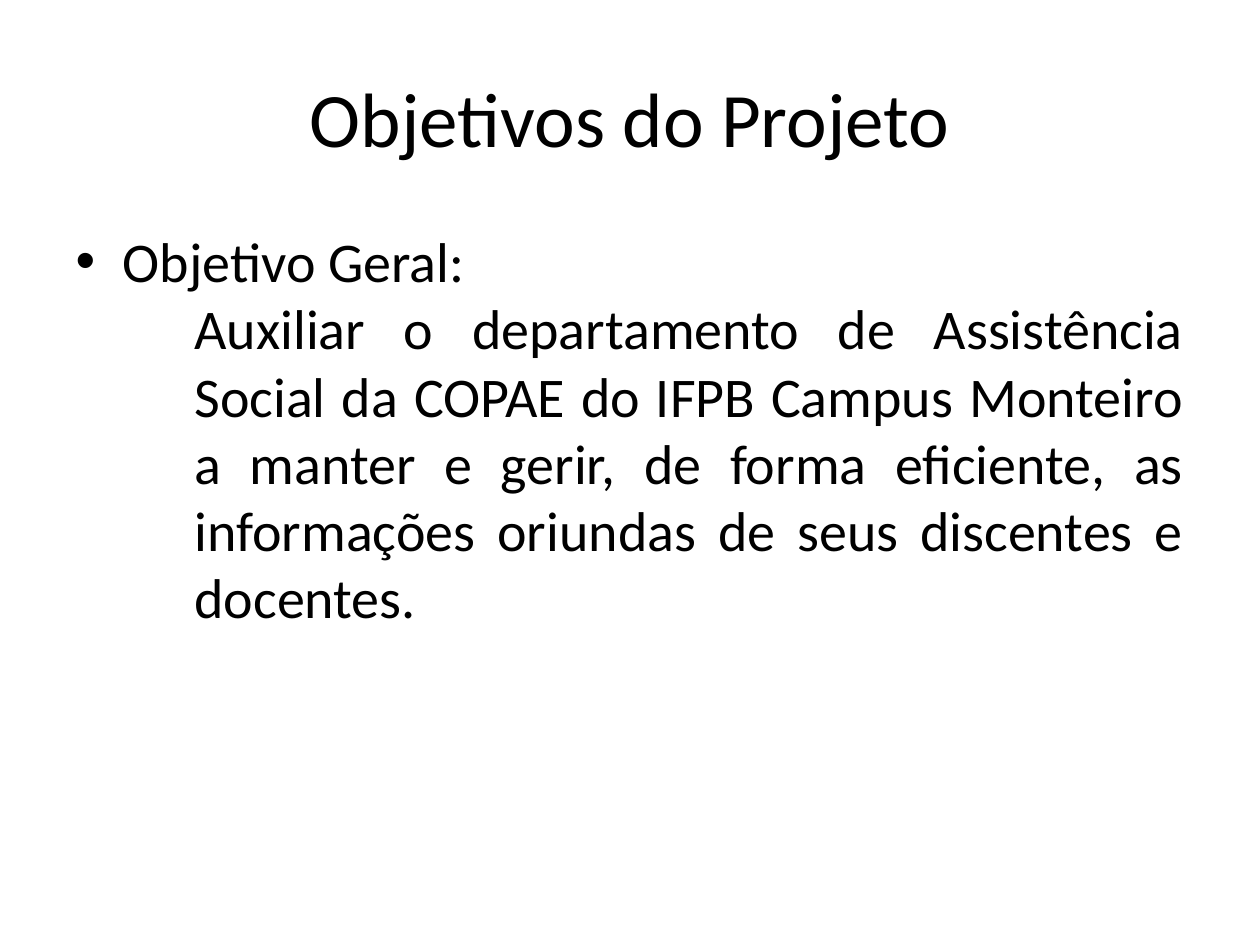
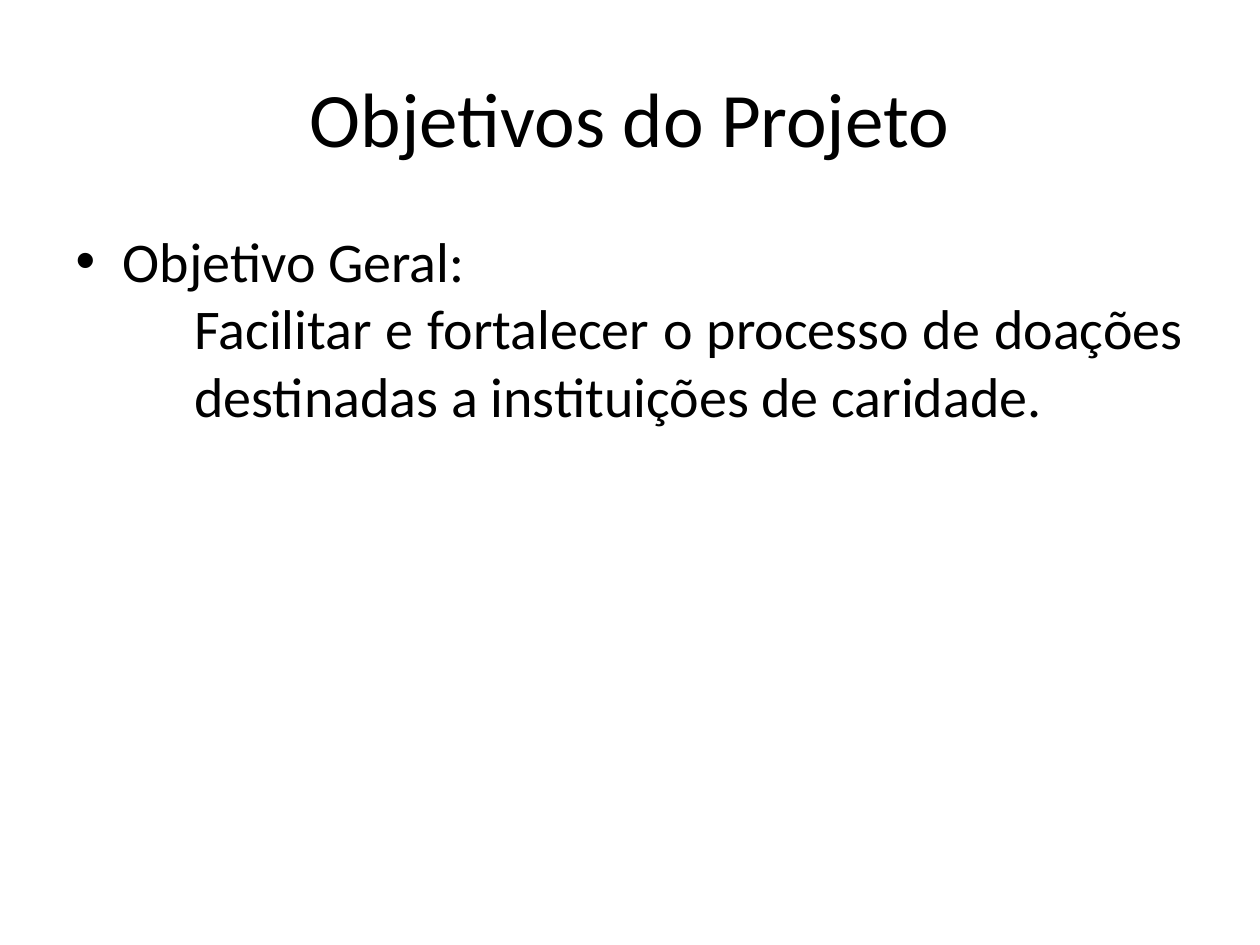
Before and after one commit to AjudeMais/ajudeMais-Projeto, a slide deck: slide 3 of Projeto-AjudeMais/000-Gerência de Projeto/PPJ-Plano de Projeto.pptx. Drawn at 1260x945 pixels with LibreOffice and Linux fonts; fonts in the diff are those of the drawing. Boxes give left, top, right and bottom in pixels: in the first picture for what was removed or moved away, otherwise in the second. Text is boxed around its words. In the diff, an @@ line names an element or a change of style, - is before the commit and + after.

```diff
--- a/Projeto-AjudeMais/000-Gerência de Projeto/PPJ-Plano de Projeto.pptx
+++ b/Projeto-AjudeMais/000-Gerência de Projeto/PPJ-Plano de Projeto.pptx
@@ text at (x1=194, y1=310, x2=1182, y2=427): text changed @@
-  − Auxiliar o departamento de Assistência Social da COPAE do IFPB Campus Monteiro a manter e gerir, de forma eficiente, as informações oriundas de seus discentes e docentes.
+  − Facilitar e fortalecer o processo de doações destinadas a instituições de caridade.
```
Also in this commit, not shown: 5 other slides changed, 2 slides added, 5 slides removed, 1 other file.
